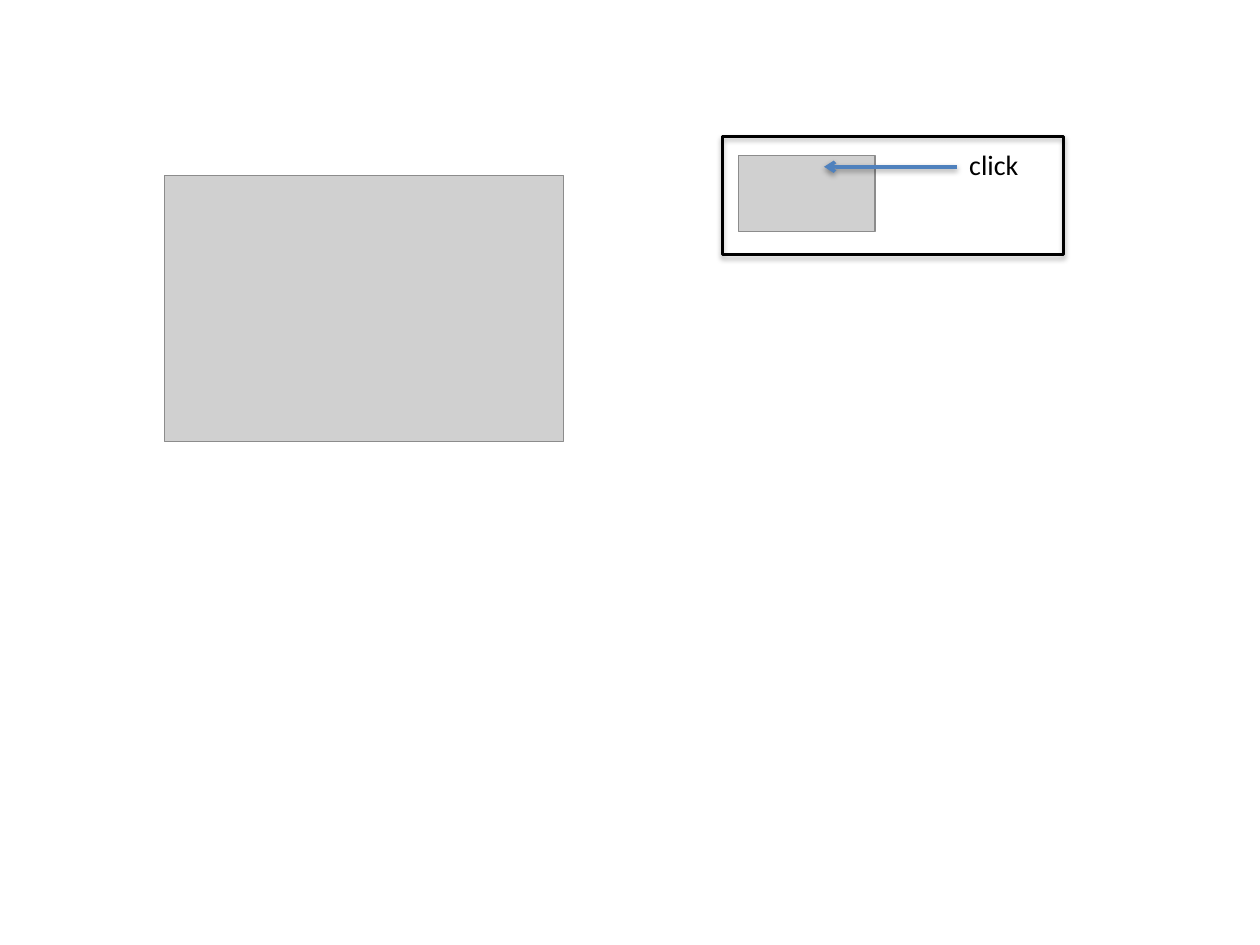
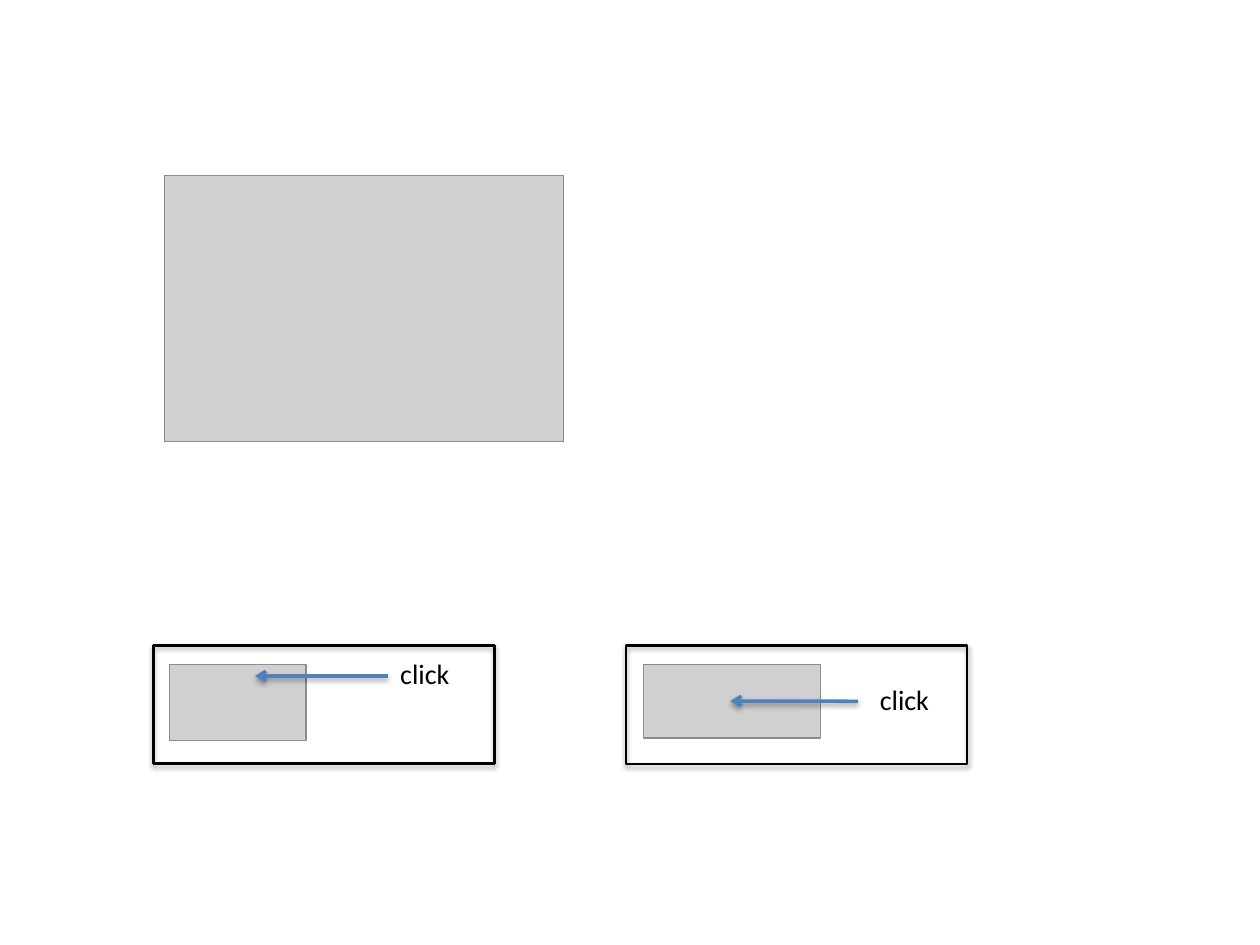
Before and after one commit to garbagetown/guideline, a slide deck: slide 2 of source/ArchitectureInDetail/images_Internationalization/materialInternationalization.pptx. Drawn at 1260x945 pixels with LibreOffice and Linux fonts; fonts in the diff are those of the drawing; grey boxes stand for pictures. Boxes give left, top, right and bottom in pixels: in the first picture for what was removed or moved away, otherwise in the second. Text is boxed around its words. In the diff, an @@ line names an element or a change of style, - is before the commit and + after.

```diff
--- a/source/ArchitectureInDetail/images_Internationalization/materialInternationalization.pptx
+++ b/source/ArchitectureInDetail/images_Internationalization/materialInternationalization.pptx
@@ rectangle added at [626, 645, 968, 764], outline #000000 1.5 pt @@
@@ 1 picture, 1 text, 1 rectangle, 1 arrow: place and size @@
-1 picture, 1 text, 1 rectangle, 1 arrow at [722, 136, 1063, 255]
+1 picture, 1 text, 1 rectangle, 1 arrow at [154, 645, 495, 764]
@@ picture added at [644, 664, 822, 737] @@
@@ arrow added from (858, 702) to (731, 701), #4F81BD 2 pt @@
@@ text added at [880, 690, 929, 711], 16 pt, text #000000 @@
+click
```
Also in this commit, not shown: 4 other files.
